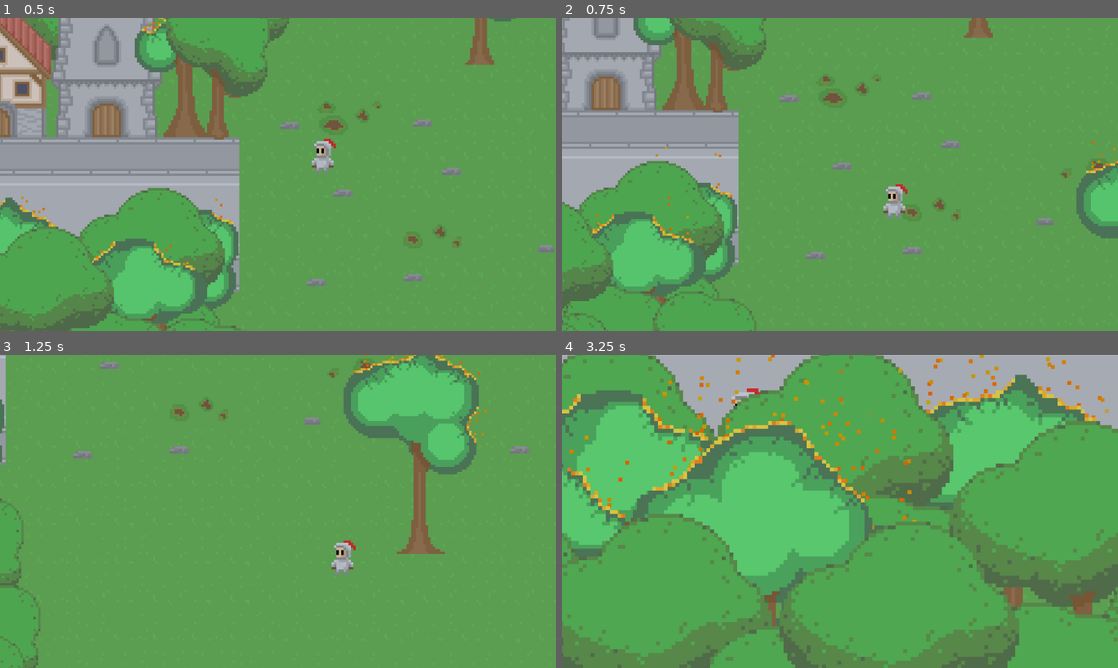
Above: before the commit, frames 1-4 (two rows, left to right).
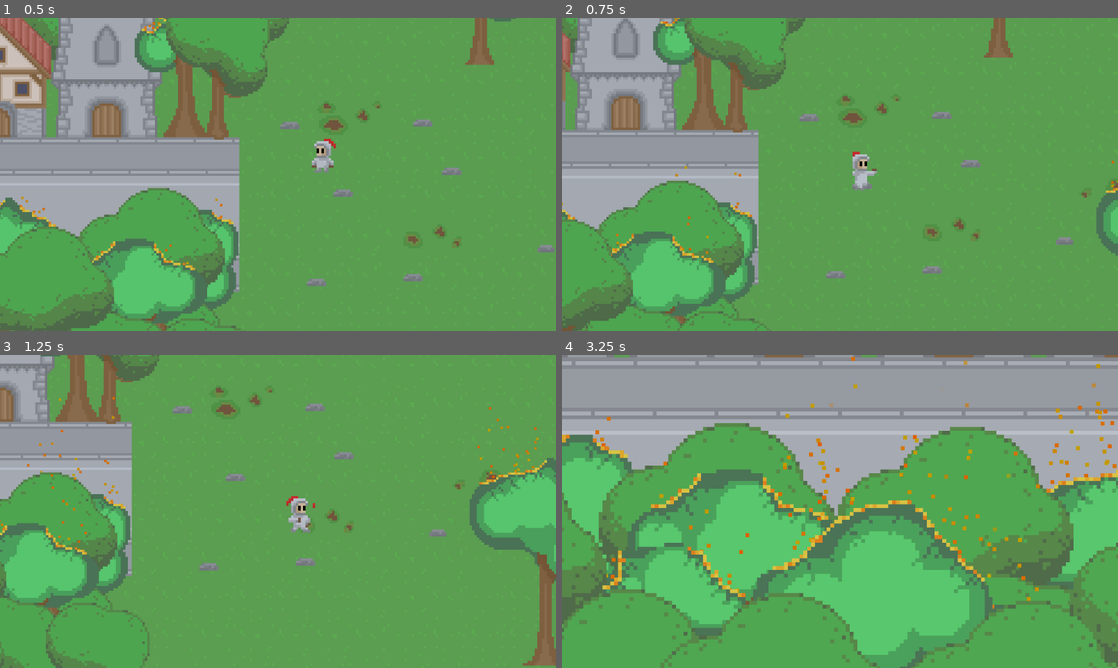
Above: after the commit, the same moments.

Repository: Senjia12/Game-dj-Ames
Game: Godot game, scene res://Level/game.tscn
The game is run twice, just before and just after one commit, with the same random seed, the same clock (stepped at 60 frames per second) and the same inputs.
Inputs (mouse positions are in pixels of both pictures, inside the frame that each line leads up to):
- Up to frame 1 (0.5 s): no input
- Up to frame 2 (0.75 s): move the mouse to (962, 158) at 0.52 s; hold D (right) from 0.53 s (still down); hold S (bottom) from 0.53 s (still down)
- Up to frame 3 (1.25 s): keep holding D (right); keep holding S (bottom); tap W (top) at 0.8 s
- Up to frame 4 (3.25 s): move the mouse to (728, 527) at 1.27 s; release D (right) at 1.28 s; release S (bottom) at 1.28 s; hold A (left) 1.28-2.03 s; tap W (top) at 1.35, 2.3 s; tap S (bottom) at 1.55, 3.05 s; move the mouse to (895, 442) at 2.02 s; hold S (bottom) 2.03-2.78 s; hold D (right) from 2.03 s (still down); move the mouse to (812, 574) at 2.77 s; tap E (interact) at 2.85 s

Frame 1 is identical in both runs. In frame 2, 24% of the frame differs, in the area x 0-100%, y 0-100%; in frame 3, 24%; in frame 4, 69%.

Commit message:
mvts player et animations

Diff:
--- a/bla/Unit/Joueur/player.gd
+++ b/bla/Unit/Joueur/player.gd
@@ -5,10 +5,18 @@
 	Globals.player = self
 
 func _physics_process(delta):
+	var idle_player = $"idle player"
+	velocity.x = Input.get_action_strength("right") - Input.get_action_strength("left")
+	velocity.y = Input.get_action_strength("bottom") - Input.get_action_strength("top")
+	velocity *= 50
 
-	velocity.x = Input.get_action_strength("right") - Input.get_action_strength("left")
+	if velocity.length() > 0:
+		idle_player.play("walking player")
+		idle_player.speed_scale = 0.7
+		if velocity.x != 0:
+			idle_player.flip_h = velocity.x > 0
 
-	velocity.y = Input.get_action_strength("bottom") - Input.get_action_strength("top")
-	velocity *= 150
-
+	else:
+		idle_player.play("default")
+		idle_player.speed_scale = 0.3
 	move_and_slide()
--- a/bla/Unit/Joueur/player.tscn
+++ b/bla/Unit/Joueur/player.tscn
@@ -1,7 +1,8 @@
-[gd_scene load_steps=7 format=3 uid="uid://cwswub0u8qanb"]
+[gd_scene load_steps=12 format=3 uid="uid://cwswub0u8qanb"]
 
 [ext_resource type="Script" path="res://Unit/Joueur/player.gd" id="1_1bhd3"]
-[ext_resource type="Texture2D" uid="uid://wmypuowe8xvb" path="res://Unit/Joueur/joueur idle.png" id="2_6qa3j"]
+[ext_resource type="Texture2D" uid="uid://wmypuowe8xvb" path="res://Unit/Joueur/joueur_idle.png" id="2_6qa3j"]
+[ext_resource type="Texture2D" uid="uid://c6d34i7av3uaj" path="res://Unit/Joueur/joueur_run.png" id="3_17vfp"]
 
 [sub_resource type="RectangleShape2D" id="RectangleShape2D_0hqjl"]
 size = Vector2(6, 4)
@@ -13,6 +14,22 @@
 [sub_resource type="AtlasTexture" id="AtlasTexture_1uv58"]
 atlas = ExtResource("2_6qa3j")
 region = Rect2(10, 0, 10, 15)
+
+[sub_resource type="AtlasTexture" id="AtlasTexture_s4qcm"]
+atlas = ExtResource("3_17vfp")
+region = Rect2(0, 0, 12, 16)
+
+[sub_resource type="AtlasTexture" id="AtlasTexture_76rx3"]
+atlas = ExtResource("3_17vfp")
+region = Rect2(12, 0, 12, 16)
+
+[sub_resource type="AtlasTexture" id="AtlasTexture_boopr"]
+atlas = ExtResource("3_17vfp")
+region = Rect2(24, 0, 12, 16)
+
+[sub_resource type="AtlasTexture" id="AtlasTexture_o67f7"]
+atlas = ExtResource("3_17vfp")
+region = Rect2(36, 0, 12, 16)
 
 [sub_resource type="SpriteFrames" id="SpriteFrames_8c61l"]
 animations = [{
@@ -26,6 +43,23 @@
 "loop": true,
 "name": &"default",
 "speed": 5.0
+}, {
+"frames": [{
+"duration": 1.0,
+"texture": SubResource("AtlasTexture_s4qcm")
+}, {
+"duration": 1.0,
+"texture": SubResource("AtlasTexture_76rx3")
+}, {
+"duration": 1.0,
+"texture": SubResource("AtlasTexture_boopr")
+}, {
+"duration": 1.0,
+"texture": SubResource("AtlasTexture_o67f7")
+}],
+"loop": true,
+"name": &"walking player",
+"speed": 5.0
 }]
 
 [node name="Player" type="CharacterBody2D" groups=["player"]]
@@ -35,6 +69,7 @@
 position = Vector2(0, -1)
 shape = SubResource("RectangleShape2D_0hqjl")
 
-[node name="AnimatedSprite2D" type="AnimatedSprite2D" parent="."]
+[node name="idle player" type="AnimatedSprite2D" parent="."]
 sprite_frames = SubResource("SpriteFrames_8c61l")
+speed_scale = 0.3
 offset = Vector2(0, -7)
Renamed: bla/Unit/Joueur/joueur idle.png -> bla/Unit/Joueur/joueur_idle.png
Not shown, changed: bla/Unit/Joueur/joueur_idle.png.import
